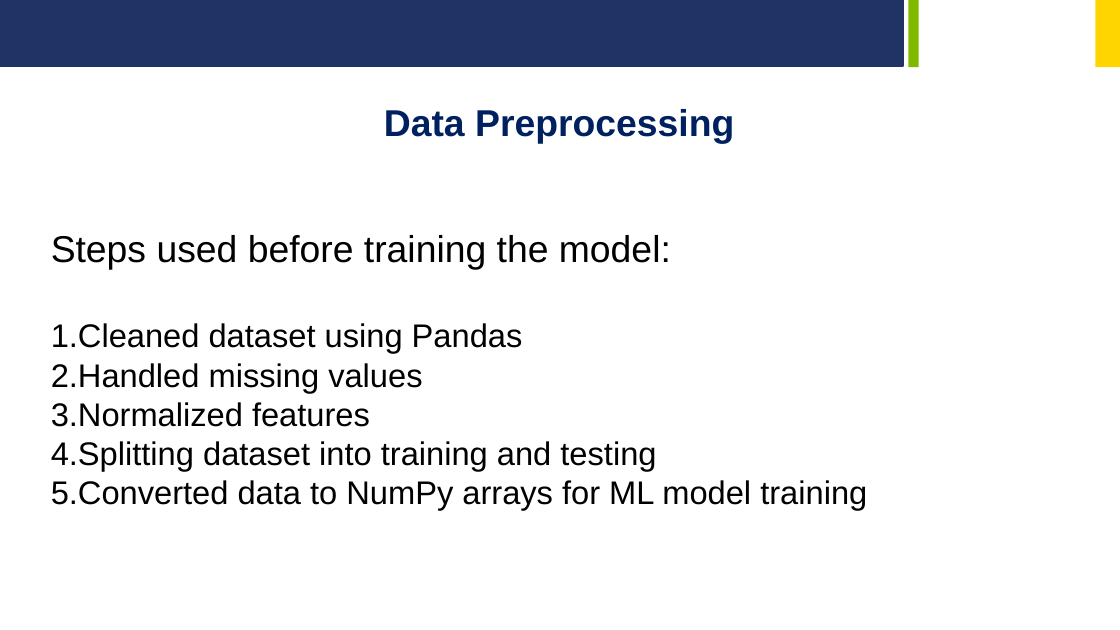
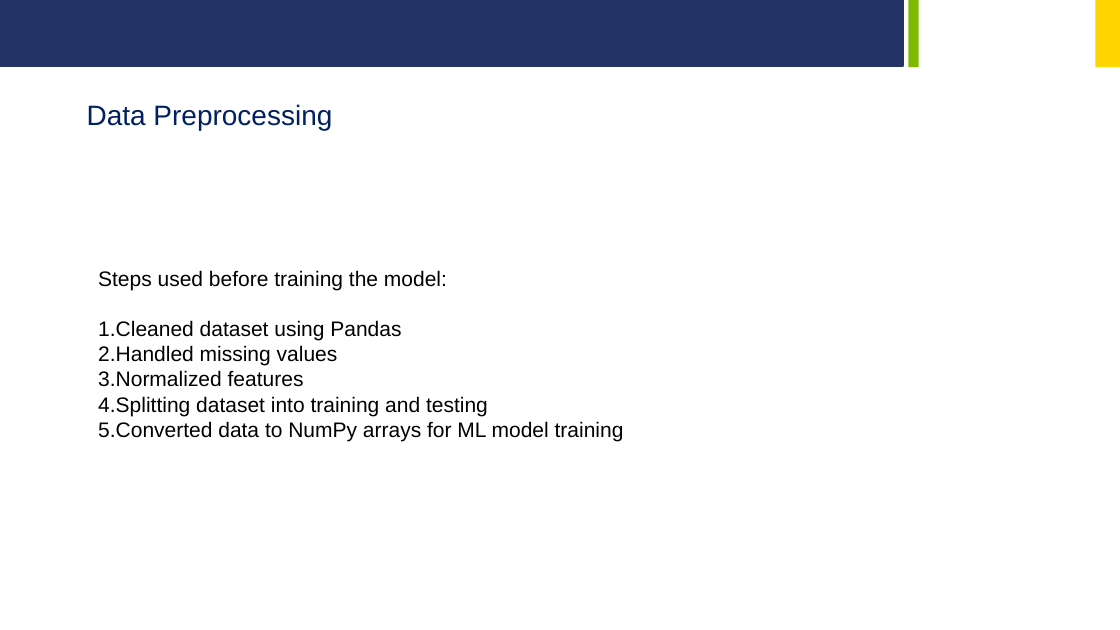
Before and after one commit to sohangehlot/AI-Energy-Consumption-Prediction, a slide deck: slide 3 of ai based Energy consumption prediction project.pptx. Drawn at 1120x630 pixels with LibreOffice and Linux fonts; fonts in the diff are those of the drawing; background and template pictures are left out. Boxes give left, top, right and bottom in pixels: in the first picture for what was removed or moved away, otherwise in the second. Text is boxed around its words. In the diff, an @@ line names an element or a change of style, - is before the commit and + after.

```diff
--- a/ai based Energy consumption prediction project.pptx
+++ b/ai based Energy consumption prediction project.pptx
@@ text "Data Preprocessing": place and size @@
-text "Data Preprocessing" at [384,109,734,144]
+text "Data Preprocessing" at [87,104,332,130]
@@ text "Data Preprocessing" at [87,104,332,130]: size 32 to 24 pt, bold off @@
@@ text "Steps used before training the ...": place and size @@
-text "Steps used before training the ..." at [51,235,867,510]
+text "Steps used before training the ..." at [98,270,624,441]
@@ text "Steps used before training the ..." at [98,270,624,441]: size 32 to 18 pt in "Steps used before training the model:"; size 28 to 18 pt in "1.Cleaned dataset using Pandas", "2.Handled missing values", "3.Normalized features", "4.Splitting dataset into training and testing" and 1 more places @@
```
Also in this commit, not shown: 9 other slides changed, 2 slides removed.
